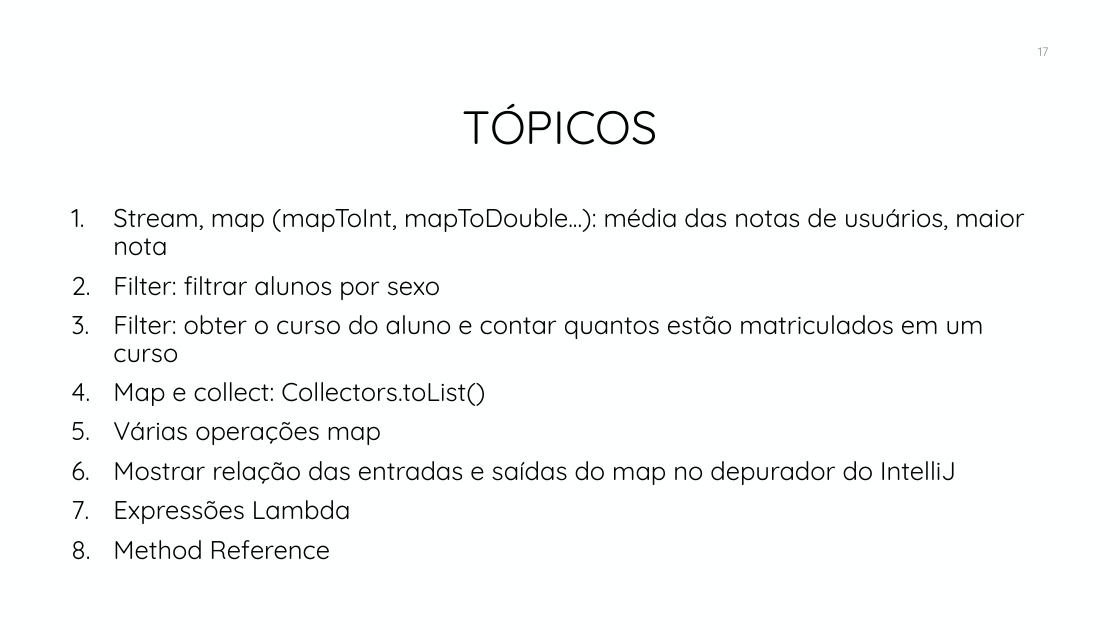
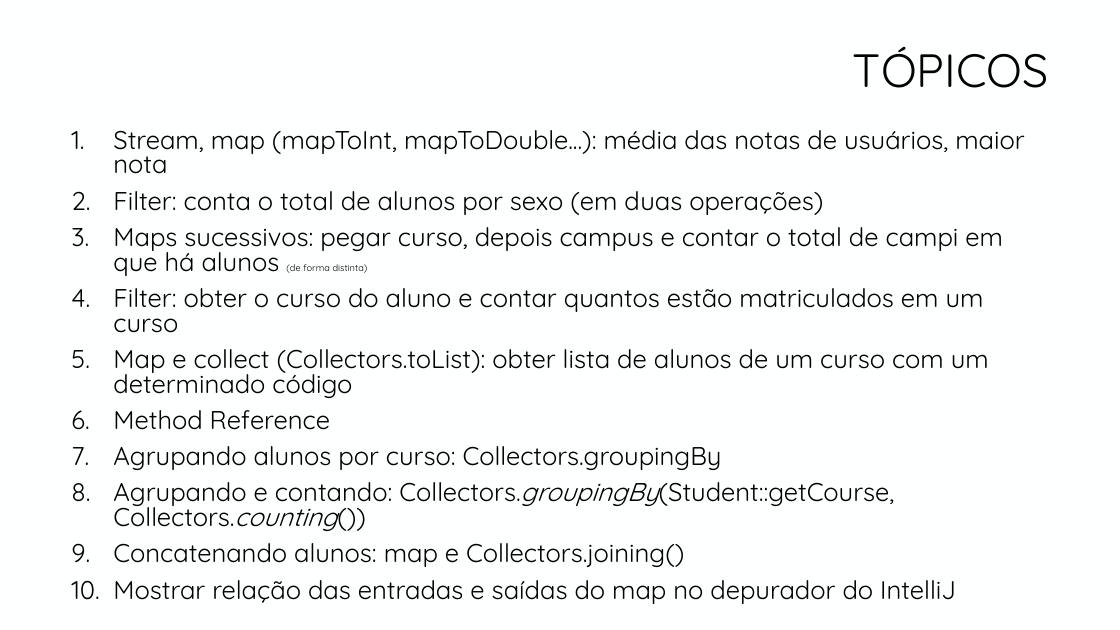
Before and after one commit to manoelcampos/curso-programacao-funcional-java, a slide deck: slide 17 of programacao-funcional-java8.pptx. Drawn at 1120x630 pixels with LibreOffice and Linux fonts; fonts in the diff are those of the drawing; background and template pictures are left out. Boxes give left, top, right and bottom in pixels: in the first picture for what was removed or moved away, otherwise in the second. Text is boxed around its words. In the diff, an @@ line names an element or a change of style, - is before the commit and + after.

```diff
--- a/programacao-funcional-java8.pptx
+++ b/programacao-funcional-java8.pptx
@@ title "TÓPICOS": place and size @@
-title "TÓPICOS" at (462,104,658,145)
+title "TÓPICOS" at (853,47,1049,88)
@@ title "TÓPICOS" at (853,47,1049,88): alignment centre to right @@
@@ page number removed at (1038,47,1048,56) @@
-17
@@ text "Stream, map (mapToInt, mapToDouble...): média ...": place and size @@
-text "Stream, map (mapToInt, mapToDouble...): média ..." at (113,208,1024,560)
+text "Stream, map (mapToInt, mapToDouble...): média ..." at (113,130,1024,604)
@@ text at (113,130,1024,604): line spacing 0.9 to 0.8 @@
@@ text at (113,191,1003,276): text changed @@
-2. Filter: filtrar alunos por sexo
+2. Filter: conta o total de alunos por sexo (em duas operações)
+3. Maps sucessivos: pegar curso, depois campus e contar o total de campi em que há alunos (de forma distinta)
@@ text at (113,349,989,567): text changed @@
-4. Map e collect: Collectors.toList()
-5. Várias operações map
+5. Map e collect (Collectors.toList): obter lista de alunos de um curso com um determinado código
+6. Method Reference
+7. Agrupando alunos por curso: Collectors.groupingBy
+8. Agrupando e contando: Collectors.groupingBy(Student::getCourse, Collectors.counting())
+9. Concatenando alunos: map e Collectors.joining()
@@ text at (113,500,351,560): paragraphs removed @@
-7. Expressões Lambda
-8. Method Reference
```
Also in this commit, not shown: 8 other files.
